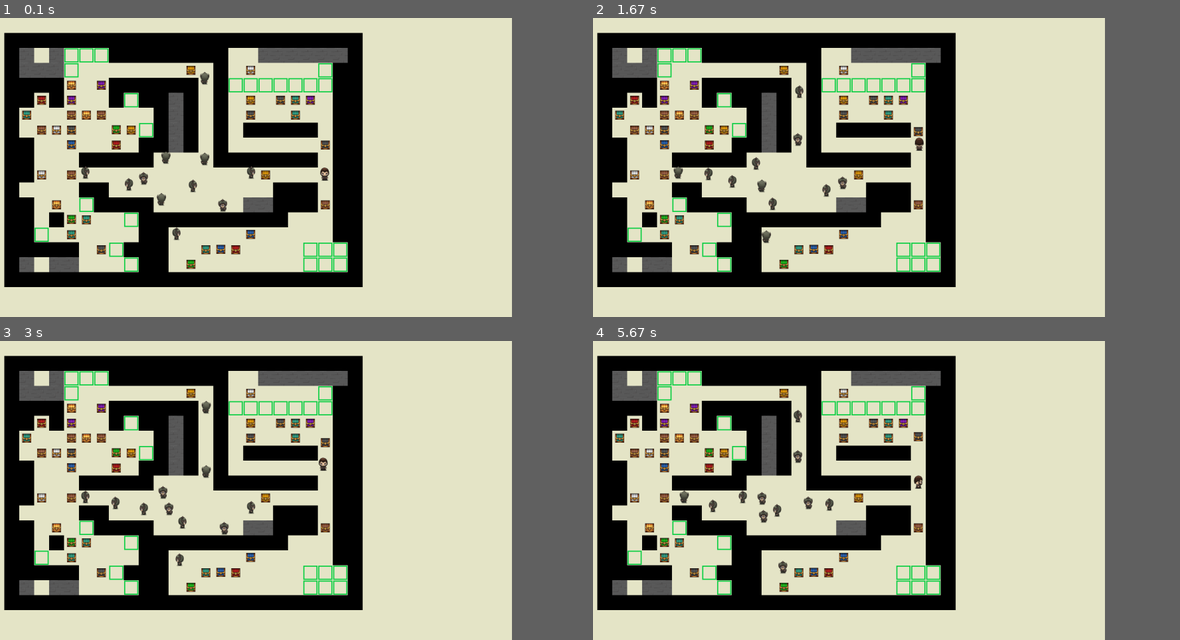
Above: before the commit, frames 1-4 (two rows, left to right).
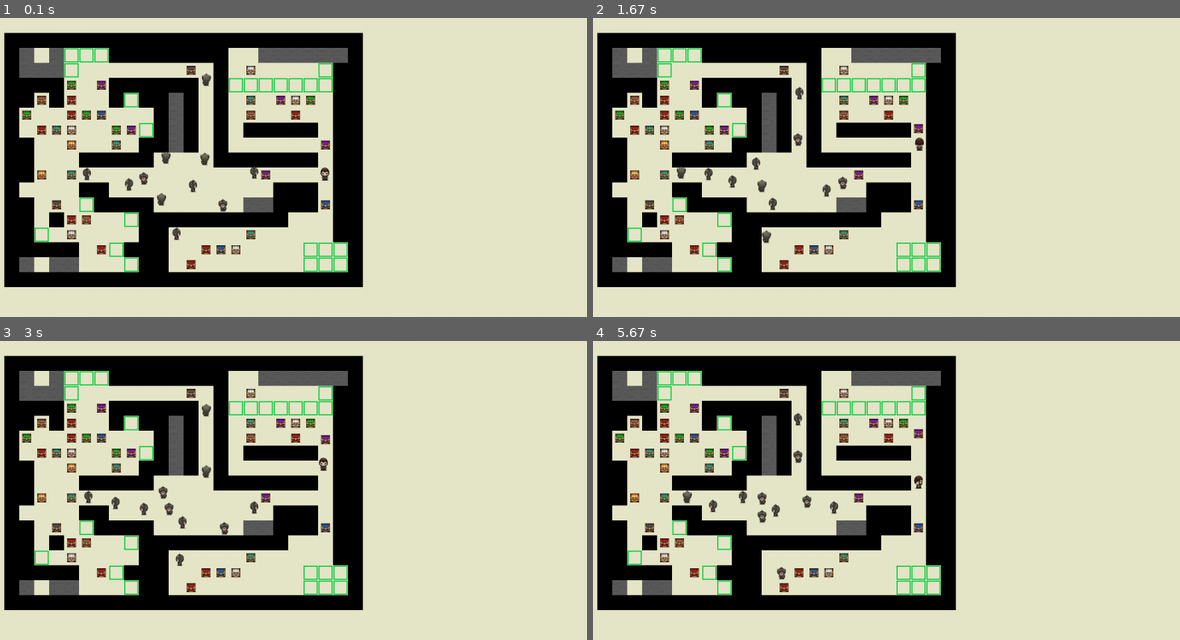
Above: after the commit, the same moments.

Repository: OnlyAoiKunie/sokoban-pygame
Game: pygame game, started from main.py
Two runs of this game, one before a commit and one after it. Both use one fixed random seed, a clock stepped at 60 frames per second and the inputs below.
Inputs:
- Up to frame 1 (0.1 s): no input
- Up to frame 2 (1.67 s): hold Space 0.33-0.8 s; hold Right 0.33-0.8 s; hold Up from 1.33 s (still down)
- Up to frame 3 (3 s): release Up at 1.8 s; hold Right 1.83-2.3 s; hold Left 2.33-2.87 s; hold Down from 2.9 s (still down)
- Up to frame 4 (5.67 s): release Down at 3.2 s; hold Left 3.23-3.63 s; hold Up 3.67-4.03 s; hold Right 4.07-4.7 s; hold Down 4.73-5.1 s; hold Left 5.13-5.6 s; hold Right from 5.63 s (still down)
In our replay, the window is 787x450 before the commit and 900x450 after it. These sizes can differ from the game's own. Grey fills any space a smaller window leaves; there, only what the larger window draws over its background counts as a difference.

The runs differ from the first frame. In frame 1, 2.3% of the frame differs, in the area x 3-62%, y 4-90%; in frame 2, 2.3%; in frame 3, 2.4%; in frame 4, 2.6%.

Commit message:
add class mask, create image copy for pygame

Diff:
--- a/element/__init__.py
+++ b/element/__init__.py
@@ -1,6 +1,8 @@
+print("loading resources...")
 from element import consts
 from element import direction
 from element.wall import Wall
+from element.mask import Mask
 from element.guard import Guard
 from element.player import Player
 from element.goal import Goal
@@ -8,6 +10,4 @@
 from element.box import Box
 from element.border import Border
 from element.arrow import Arrow
-print("loading resources...")
-
 print("done")
--- a/element/arrow.py
+++ b/element/arrow.py
@@ -1,7 +1,7 @@
 from element.obj import Object
 from pygame import image
 
-img = image.load("imgs/arrow.png")
+img = image.load("imgs/arrow.png").convert_alpha()
 
 
 class Arrow(Object):
--- a/element/border.py
+++ b/element/border.py
@@ -1,7 +1,7 @@
 from element.obj import Object
 from pygame import image
 
-img = image.load("imgs/border.png")
+img = image.load("imgs/border.png").convert_alpha()
 
 
 class Border(Object):
--- a/element/box.py
+++ b/element/box.py
@@ -1,21 +1,18 @@
 from element.obj import Object
 from element.goal import Goal
 from element import consts
-from pygame import image
+from pygame import image, rect
 import random
 
-imgs = [_ for _ in range(10)]
-
-for i in range(10):
-    img = image.load(f"imgs/boxes/{i}.png")
-    imgs[i] = img
-
+img = image.load("imgs/boxes.webp").convert_alpha()
 
 class Box(Object):
     def __init__(self, x, y):
-        super().__init__(x, y)
-        self.__skin = random.randint(0, 9)
-        super().set_img(imgs[self.__skin])
+        super().__init__(x + consts.BOX_OFFSET, y + consts.BOX_OFFSET)
+        random_box = consts.BOX_SIZE * random.randint(0, 9)
+        self.__rect = rect.Rect(random_box, 0, consts.BOX_SIZE, consts.BOX_SIZE)
+        self.__img = img.subsurface(self.__rect)
+        super().set_img(self.__img)
 
     def move(self, delta_x, delta_y, world):
         super().move(delta_x, delta_y)
@@ -29,7 +26,7 @@
             if item is self or isinstance(item, Goal):
                 continue
             item_x, item_y = item.pos()
-            if abs(item_x - box_x) < consts.GAP and abs(item_y - box_y) < consts.GAP:
+            if abs(item_x - box_x) < consts.BOX_GAP and abs(item_y - box_y) < consts.BOX_GAP:
                 return True
         return False
 
--- a/element/bullet.py
+++ b/element/bullet.py
@@ -5,7 +5,7 @@
 from element import consts, direction
 from pygame import image
 
-img = image.load("imgs/bullet.png")
+img = image.load("imgs/bullet.png").convert_alpha()
 
 
 class Bullet(Object):
--- a/element/consts.py
+++ b/element/consts.py
@@ -1,5 +1,8 @@
 IMG_SIZE = 40  # pixel
 GAP = IMG_SIZE - 4  # pixel
+BOX_SIZE = 24
+BOX_GAP = 24
+BOX_OFFSET = (IMG_SIZE - BOX_SIZE) // 2
 
 BULLET_VELOCITY = 10  # pixel
 PLAYER_VELOCITY = 4  # pixel
--- a/element/goal.py
+++ b/element/goal.py
@@ -1,7 +1,7 @@
 from element.obj import Object
 from pygame import image
 
-img = image.load("imgs/goal.png")
+img = image.load("imgs/goal.png").convert_alpha()
 
 
 class Goal(Object):
--- a/element/guard.py
+++ b/element/guard.py
@@ -5,11 +5,11 @@
 
 imgs = [_ for _ in range(4)]
 
-img = image.load("imgs/guard/up.png")
+img = image.load("imgs/guard/up.png").convert_alpha()
 imgs[direction.UP] = img
-img = image.load("imgs/guard/down.png")
+img = image.load("imgs/guard/down.png").convert_alpha()
 imgs[direction.DOWN] = img
-img = image.load("imgs/guard/right.png")
+img = image.load("imgs/guard/right.png").convert_alpha()
 imgs[direction.RIGHT] = img
 img = transform.flip(img, True, False)
 imgs[direction.LEFT] = img
--- /dev/null
+++ b/element/mask.py
@@ -0,0 +1,25 @@
+from pygame import image
+from element import consts
+
+img = image.load("imgs/mask.webp").convert_alpha()
+
+
+class Mask:
+    def __init__(self, x, y):
+        self.__x, self.__y = x, y
+        self.__img = img
+        self.img_size = (3840, 2160)
+        self.offset_x = (3840-consts.IMG_SIZE) // 2
+        self.offset_y = (2160-consts.IMG_SIZE) // 2
+
+    def set_pos(self, x, y):
+        self.__x, self.__y = x, y
+
+    def pos(self):
+        return self.__x, self.__y
+
+    def img(self):
+        return self.__img
+
+if __name__ == "__main__":
+    pass
--- a/element/player.py
+++ b/element/player.py
@@ -13,11 +13,11 @@
 right_imgs = []
 
 for i in range(3):
-    img = image.load(f"imgs/player/up_{i}.png")
+    img = image.load(f"imgs/player/up_{i}.png").convert_alpha()
     up_imgs.append(img)
-    img = image.load(f"imgs/player/down_{i}.png")
+    img = image.load(f"imgs/player/down_{i}.png").convert_alpha()
     down_imgs.append(img)
-    img = image.load(f"imgs/player/right_{i}.png")
+    img = image.load(f"imgs/player/right_{i}.png").convert_alpha()
     right_imgs.append(img)
     img = transform.flip(img, True, False)
     left_imgs.append(img)
--- a/element/wall.py
+++ b/element/wall.py
@@ -1,7 +1,7 @@
 from element.obj import Object
 from pygame import image
 
-img = image.load("imgs/wall.png")
+img = image.load("imgs/wall.png").convert_alpha()
 
 
 class Wall(Object):
--- a/main.py
+++ b/main.py
@@ -1,5 +1,9 @@
 import pygame
 import time
+
+pygame.init()  # 初始化pygame
+width, height = 1600, 800  # 設定視窗大小
+screen = pygame.display.set_mode((width, height))
 
 import element
 import maps
@@ -9,16 +13,19 @@
 
 class Game():
 
-    def __init__(self, level):
-        pygame.init()  # 初始化pygame
-        width, height = 1400, 800  # 設定視窗大小
-        self.game_display = pygame.display.set_mode((width, height))
+    def __init__(self, level, mask_enabled=True):
+        self.screen = screen
         self.ticker = pygame.time.Clock()
         self.background = (230, 230, 200)  # 背景顏色
         self.level = level
         self.map_ = maps.get_map(level)
         self.build_world()
         self.key_cooldown = time.time()
+
+        self.mask_enabled = mask_enabled
+        if self.mask_enabled:
+            player_x, player_y = self.player.pos()
+            self.mask = element.Mask(player_x, player_y)
 
     def run_game(self):
         in_game = True
@@ -28,15 +35,16 @@
                 if event.type == pygame.QUIT:
                     in_game = False
 
-            self.game_display.fill(self.background)
+            self.screen.fill(self.background)
             self.update_world()
             self.draw_world()
-            self.game_display.blit(self.player.img(), self.player.pos())
+            self.screen.blit(self.player.img(), self.player.pos())
 
             pygame.display.update()
             self.ticker.tick(60)  # 60 fps
 
             self.key_handle()
+            print(f" fps:{self.ticker.get_fps()}\r", end="")
 
         pygame.quit()
 
@@ -75,8 +83,7 @@
             if self.player.shoot():
                 player_x, player_y = self.player.pos()
                 player_dir = self.player.direction()
-                self.world.append(element.Bullet(
-                    player_x, player_y, player_dir))
+                self.world.append(element.Bullet(player_x, player_y, player_dir))
 
     # 建構地圖
     def build_world(self):
@@ -117,12 +124,17 @@
     # 畫在螢幕上
     def draw_world(self):
         for obj in self.world:
-            self.game_display.blit(obj.img(), obj.pos())
+            self.screen.blit(obj.img(), obj.pos())
+
+        if self.mask_enabled:
+            player_x, player_y = self.player.pos()
+            self.screen.blit(self.mask.img(), (player_x-self.mask.offset_x, player_y-self.mask.offset_y))
 
     def restart(self):
         self.build_world()
 
 
 if __name__ == "__main__":
-    game = Game(9)
+    # debugging now, mask_enabled should be True
+    game = Game(level=9, mask_enabled=False)
     game.run_game()
Binary file added: imgs/boxes.webp
Binary file removed: imgs/boxes/0.png
Binary file removed: imgs/boxes/1.png
Binary file removed: imgs/boxes/2.png
Binary file removed: imgs/boxes/3.png
Binary file removed: imgs/boxes/4.png
Binary file removed: imgs/boxes/5.png
Binary file removed: imgs/boxes/6.png
Binary file removed: imgs/boxes/7.png
Binary file removed: imgs/boxes/8.png
Binary file removed: imgs/boxes/9.png
Binary file added: imgs/mask.webp
